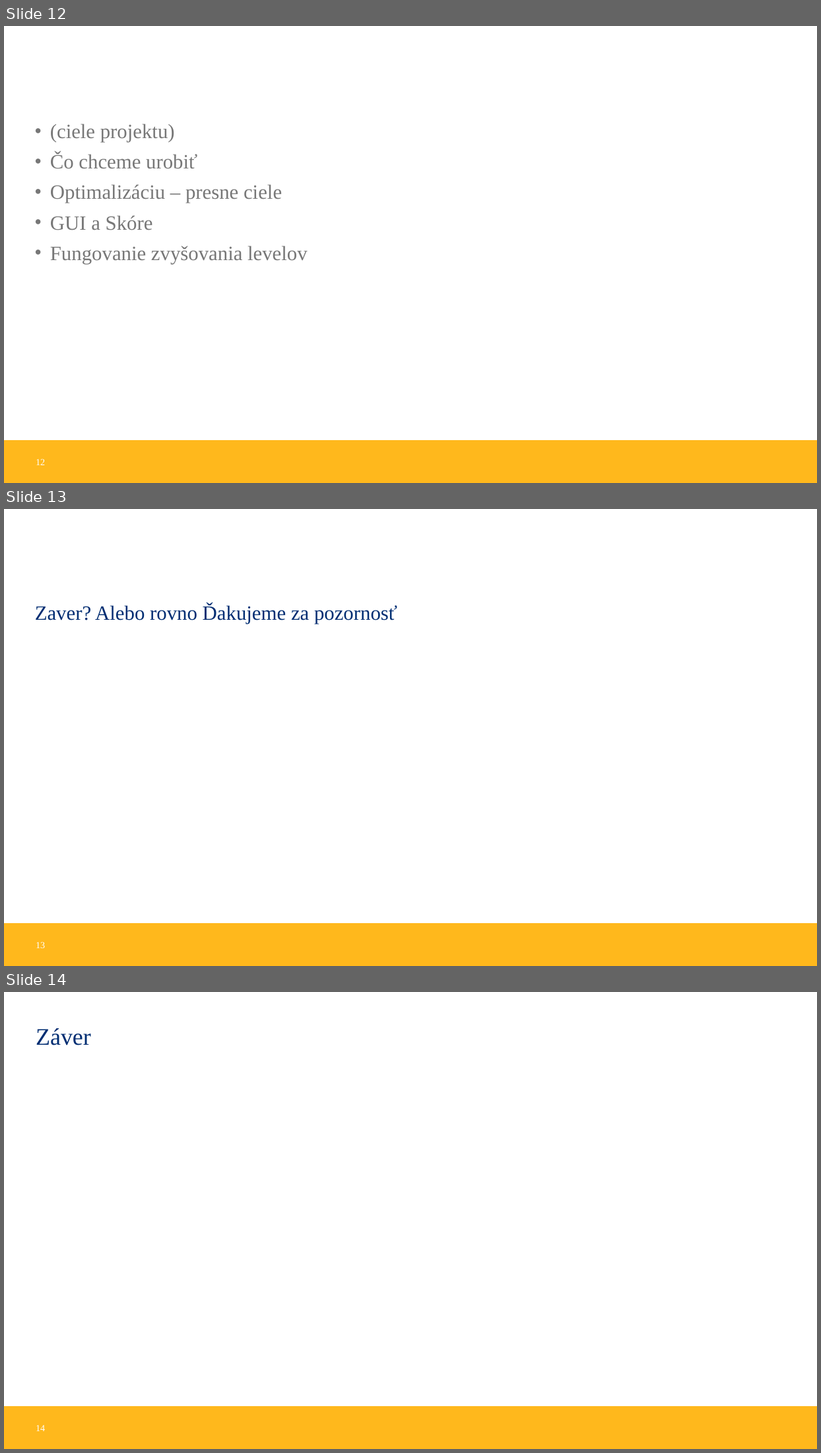
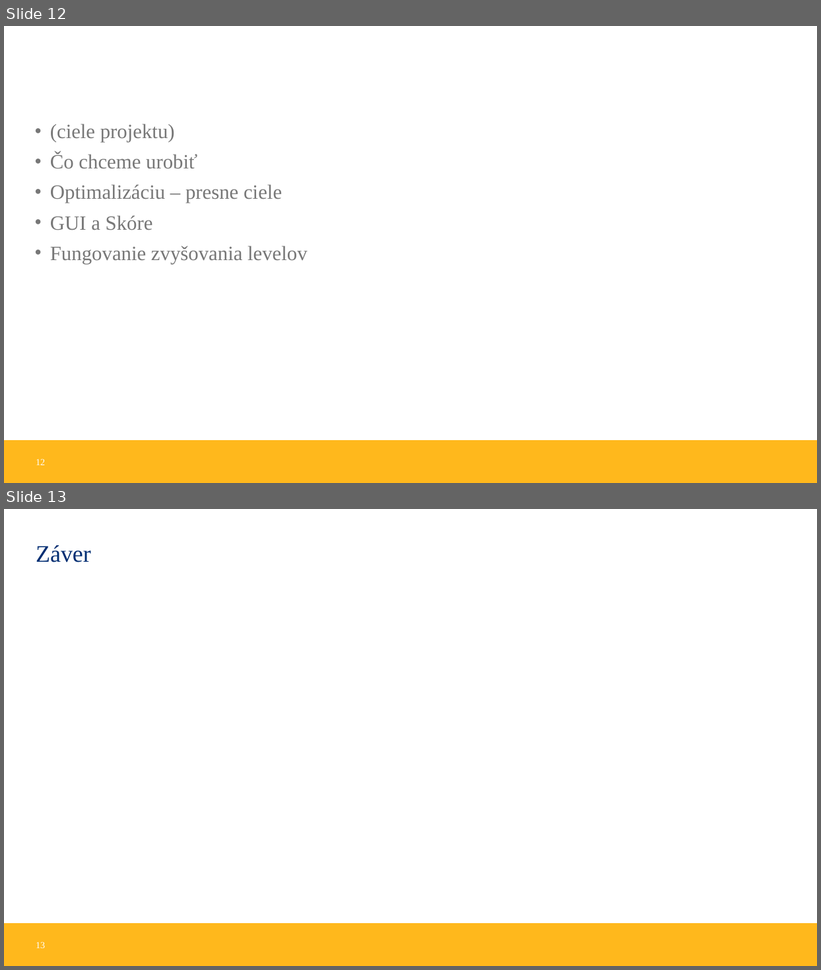
Before and after one commit to M4kovka/T2-PacMan, a slide deck: Pac-ManV3_animated.pptx. Shown one above the other, each under a label of ours: slides 12, 13 and 14 before the commit, slides 12 and 13 after it. The pictures are 821x1453 and 821x970 pixels, drawn with LibreOffice and Linux fonts; fonts in the diff are those of the drawing; background and template pictures are left out. Boxes give left, top, right and bottom in pixels: in the first picture for what was removed or moved away, otherwise in the second. Text is boxed around its words. In the diff, an @@ line names an element or a change of style, - is before the commit and + after.

```diff
--- a/Pac-ManV3_animated.pptx
+++ b/Pac-ManV3_animated.pptx
@@ slide 13 removed at (4,509,817,966), background #FFFFFF; not listed: 1 template element that a slide beside it also shows @@
@@ text removed at (35,604,397,624) @@
-Zaver? Alebo rovno Ďakujeme za pozornosť
@@ page number removed at (36,942,45,949) @@
-13
@@ what was slide 14 is now slide 13 @@
@@ page number at (36,942,45,949): text changed @@
-14
+13
```
Also in this commit, not shown: 2 slides changed.
